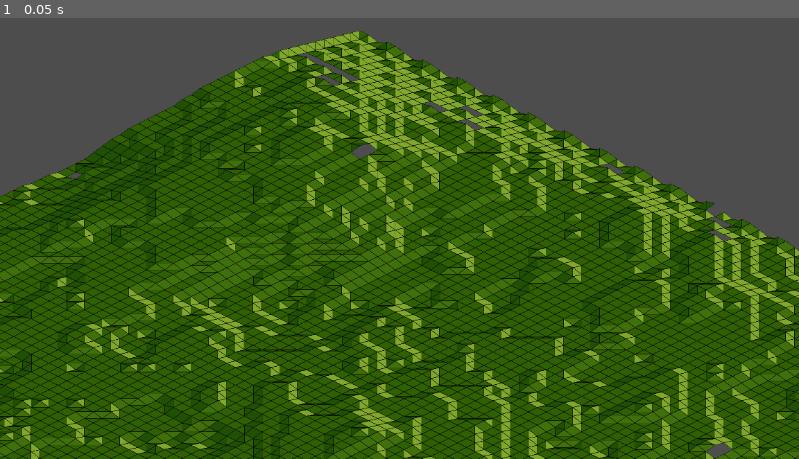
Above: before the commit, frame 1.
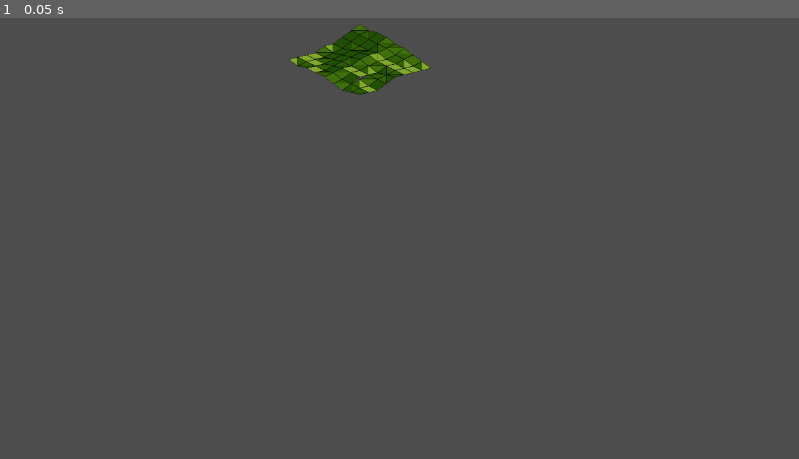
Above: after the commit, the same moment.

Repository: aligator/height-tile-map-godot
Game: Godot game, scene res://world.tscn
The game is run twice, just before and just after one commit, with the same random seed, the same clock (stepped at 60 frames per second) and the same inputs.
Inputs:
- Up to frame 1 (0.05 s): no input

The runs differ from the first frame. In frame 1, 75% of the frame differs, in the area x 0-100%, y 1-100%.

Commit message:
Fix another diamond square issue

Diff:
--- a/heightTileMap/HeightTileMap.gd
+++ b/heightTileMap/HeightTileMap.gd
@@ -1,6 +1,7 @@
 extends Node2D
 class_name HeightTileMap
 
+@export var seed: int = 0
 @export var size: int = 16
 @export var max_height: int = 16
 @export var roughness: float = 30
@@ -20,6 +21,9 @@
 # Called when the node enters the scene tree for the first time.
 func _ready():
 	var rand = RandomNumberGenerator.new()
+	if seed != 0:
+		rand.set_seed(seed)
+
 	heights = map_generator.generate(size+1, roughness, max_height-1, rand)
 
 	# print the map line by line
--- a/heightTileMap/heightTileMap.tscn
+++ b/heightTileMap/heightTileMap.tscn
@@ -12,7 +12,6 @@
 map_generator_script = ExtResource("3_kysf3")
 
 [node name="OpenTTDBaseMap" type="TileMap" parent="."]
-visible = false
 y_sort_enabled = true
 tile_set = ExtResource("3_3xdus")
 format = 2
--- a/scripts/diamondSquare.gd
+++ b/scripts/diamondSquare.gd
@@ -10,11 +10,15 @@
 func print_map(map):
 	# Print the map line by line
 	for x in range(0, map.size()):
-		var line = ""
+		var line = "  | "
+		if x == map.size()/2:
+			line = "Y | "
+
 		for y in range(0, map[x].size()):
-			line += str(map[x][y]) + " "
+			line += str("%0*d " % [2, map[y][x]])
 		print(line)
-	print("_______________")
+	print("  ____________________________")
+	print("               X\n")
 
 # Sets the center based on the height of four edge points
 #
@@ -91,11 +95,12 @@
 	var avg = 0.0
 	var local_max_height = max_height
 	var local_min_height = 0
+
 	if x - reach >= 0:
-		avg += map[x-reach][y-reach]
+		avg += map[x-reach][y]
 		count+=1
 		local_min_height = max(local_min_height, map[x-reach][y-reach] - reach)
-		local_max_height = min(local_max_height, map[x-reach][y-reach] + reach)
+		local_max_height = min(local_max_height, map[x-reach][y] + reach)
 	if x + reach < size:
 		avg += map[x+reach][y]
 		count+=1
@@ -112,8 +117,11 @@
 		local_min_height = max(local_min_height, map[x][y+reach] - reach)
 		local_max_height = min(local_max_height, map[x][y+reach] + reach)
 
+#	local_min_height = max(local_min_height, map[x][y]-reach)
+#	local_max_height = min(local_max_height, map[x][y]+reach)
+
+	avg /= count
 	avg += rand.randf_range(-roughness, roughness)
-	avg /= count
 
 	map[x][y] = clampi(roundi(avg), max(0, min(local_min_height, local_max_height)), max(0, local_max_height))
 
@@ -140,6 +148,8 @@
 		for x in range(0, size - 1, side_length):
 			for y in range(0, size - 1, side_length):
 				diamond_step(map, x, y, half_length, side_length, roughness, max_height, rand)
+		print("diamond")
+		print_map(map)
 
 		var col = 0
 		for x in range(0, size+1, half_length):
@@ -151,8 +161,12 @@
 			else:
 				for y in range(0, size, side_length):
 					square_step(map, x % size, y % size, half_length, size, roughness, max_height, rand)
+
+		print("square")
+		print_map(map)
 		roughness /= 2.0
 		side_length /= 2
 
+	print_map(map)
 	# Return the map
 	return map
--- a/test/unit/scripts/diamondSquareTest.gd
+++ b/test/unit/scripts/diamondSquareTest.gd
@@ -8,8 +8,6 @@
 	gut.p("Reset Seed")
 	rand.set_seed(42)
 
-# With this setup, you can use `params.p1`, `params.p2`, and
-# `params.result` in the test below.
 var diamond_params = ParameterFactory.named_parameters(
 	# map: Array[Array], x: int, y: int, reach: int, size: int, roughness: float, max_height: int
 	['name', 'map', 'x', 'y', 'reach', 'size', 'roughness', 'max_height', "result"], # names
@@ -131,3 +129,94 @@
 	for x in range(got.size()):
 		for y in range(got[x].size()):
 			assert_eq(got[x][y], params.result[x][y], "x: " + str(x) + ", y: " + str(y))
+
+var square_params = ParameterFactory.named_parameters(
+	# map: Array[Array], x: int, y: int, reach: int, size: int, roughness: float, max_height: int
+	['name', 'map', 'x', 'y', 'reach', 'size', 'roughness', 'max_height', "result"], # names
+	[# values
+	["normal calculation - side 1",
+		[[   1, -1, -1, -1,  2],
+		   [-1, -1, -1, -1, -1],
+		   [-1, -1,  3, -1, -1],
+		   [-1, -1, -1, -1, -1],
+		   [ 1, -1, -1, -1,  3]] as Array[Array], # map
+		0, 2, # x, y
+		2,    # reach
+		5,    # size
+		0,    # roughness
+		20,    # max_height
+		[[   1, -1,  2,  -1,  2],
+		   [-1, -1, -1, -1, -1],
+		   [-1, -1,  3, -1, -1],
+		   [-1, -1, -1, -1, -1],
+		   [ 1, -1, -1, -1,  3]] as Array[Array], # result
+	],
+	["normal calculation - side 2",
+		[[   1, -1, -1, -1,  2],
+		   [-1, -1, -1, -1, -1],
+		   [-1, -1,  3, -1, -1],
+		   [-1, -1, -1, -1, -1],
+		   [ 1, -1, -1, -1,  3]] as Array[Array], # map
+		2, 4, # x, y
+		2,    # reach
+		5,    # size
+		0,    # roughness
+		20,    # max_height
+		[[   1, -1, -1,  -1,  2],
+		   [-1, -1, -1, -1, -1],
+		   [-1, -1,  3, -1,  3],
+		   [-1, -1, -1, -1, -1],
+		   [ 1, -1, -1, -1,  3]] as Array[Array], # result
+	],
+	["normal calculation - side 3",
+		[[   1, -1, -1, -1,  2],
+		   [-1, -1, -1, -1, -1],
+		   [-1, -1,  3, -1, -1],
+		   [-1, -1, -1, -1, -1],
+		   [ 1, -1, -1, -1,  3]] as Array[Array], # map
+		4, 2, # x, y
+		2,    # reach
+		5,    # size
+		0,    # roughness
+		20,    # max_height
+		[[   1, -1, -1,  -1,  2],
+		   [-1, -1, -1, -1, -1],
+		   [-1, -1,  3, -1, -1],
+		   [-1, -1, -1, -1, -1],
+		   [ 1, -1,  2, -1,  3]] as Array[Array], # result
+	],
+	["normal calculation - side 4",
+		[[   1, -1, -1, -1,  2],
+		   [-1, -1, -1, -1, -1],
+		   [-1, -1,  3, -1, -1],
+		   [-1, -1, -1, -1, -1],
+		   [ 1, -1, -1, -1,  3]] as Array[Array], # map
+		2, 0, # x, y
+		2,    # reach
+		5,    # size
+		0,    # roughness
+		20,    # max_height
+		[[   1, -1, -1,  -1,  2],
+		   [-1, -1, -1, -1, -1],
+		   [ 2, -1,  3, -1, -1],
+		   [-1, -1, -1, -1, -1],
+		   [ 1, -1, -1, -1,  3]] as Array[Array], # result
+	],
+	])
+func test_square_step(params = use_parameters(square_params)):
+	gut.p(params.name)
+
+	var ds = DiamondSquare.new()
+
+	# deep copy the map as it will be modified
+	var got: Array[Array] = []
+	for x in range(params.map.size()):
+		got.append([])
+		for y in range(params.map[x].size()):
+			got[x].append(params.map[x][y])
+
+	ds.square_step(got, params.x, params.y, params.reach, params.size, params.roughness, params.max_height, rand)
+
+	for x in range(got.size()):
+		for y in range(got[x].size()):
+			assert_eq(got[x][y], params.result[x][y], "x: " + str(x) + ", y: " + str(y))
--- a/world.tscn
+++ b/world.tscn
@@ -44,7 +44,9 @@
 layer_0/tile_data = PackedInt32Array(-458744, 786432, 0, -458742, 786432, 0, -458743, 786432, 0, -458745, 786432, 0)
 
 [node name="HeightTileMap2" parent="." instance=ExtResource("2_k0jk2")]
-size = 128
+size = 8
+max_height = 8
+roughness = 10.0
 
 [node name="Camera2D" type="Camera2D" parent="."]
 position = Vector2(175, 728)
